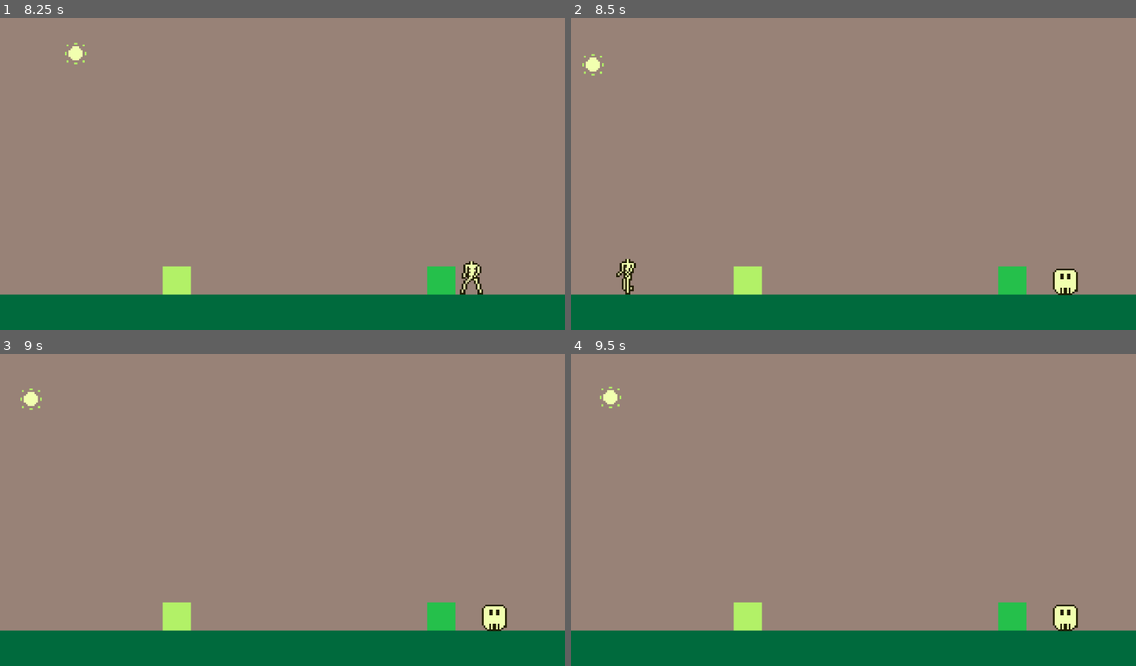
Above: before the commit, frames 1-4 (two rows, left to right).
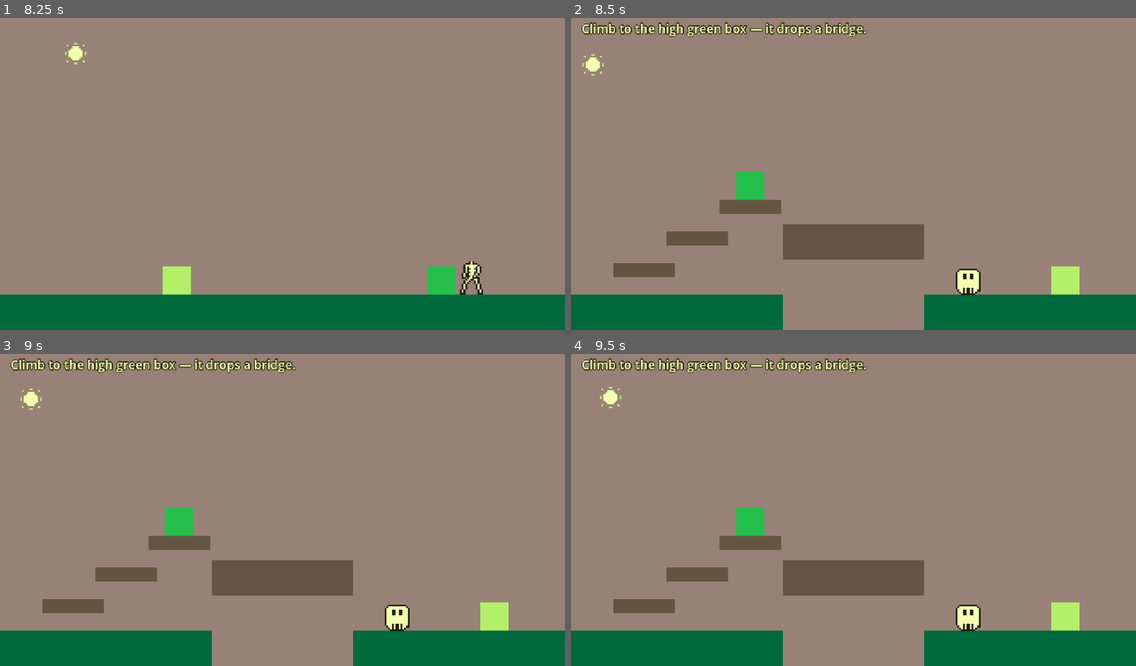
Above: after the commit, the same moments.

Repository: tucksravin/dont-lose-your-head
Game: Godot game, scene res://scenes/intro/intro.tscn
The game is run twice, just before and just after one commit, with the same random seed, the same clock (stepped at 60 frames per second) and the same inputs.
Inputs:
- Up to frame 1 (8.25 s): hold D (move_right) 0.53-2.03 s; tap E (interact) every 0.75 s from 0.6 to 8.1 s; tap Space (jump) at 0.77, 1.52, 3.02, 3.77, 4.52, 6.02, 6.77, 7.52 s; hold A (move_left) 2.03-4.28 s; hold D (move_right) 4.28-8.03 s; hold A (move_left) from 8.03 s (still down)
- Up to frame 2 (8.5 s): keep holding A (move_left)
- Up to frame 3 (9 s): keep holding A (move_left); tap E (interact) at 8.85 s
- Up to frame 4 (9.5 s): keep holding A (move_left); tap Space (jump) at 9.02 s

Frame 1 is identical in both runs. In frame 2, 11% of the frame differs, in the area x 1-90%, y 1-100%; in frame 3, 11%; in frame 4, 11%.

Commit message:
Game: add Sean's platforming day to DAY_SCENES
Intro -> day_template -> platforming_day -> reunion, verified end to end by
force-satisfying every WinCondition in each day.

Documents why the order is constrained: a WinConditions day advances through
the list, but a DayManager day calls Game.change_scene(next_scene) itself
(default: the reunion), so it has to sit last until the two systems are
unified.

Diff:
--- a/scripts/autoload/game.gd
+++ b/scripts/autoload/game.gd
@@ -16,12 +16,18 @@
 ## Autoloads are always in the tree, so this script must not assume a day is
 ## running. Everything below no-ops or falls through if there's no head.
 
-## The days, in order. Duplicated entries are fine — this is also how we test the
-## chain before real days exist (TASKS.md T5). Replace with day_01, day_02, … as
-## they land (TASKS.md C2, C3a–d).
+## The days, in order (TASKS.md T5). Replace/extend as real days land.
+##
+## ORDERING CONSTRAINT while two flow systems coexist: days built on the older
+## `WinConditions` node (day_template) advance through this list, because they
+## emit `Events.day_completed` and _on_day_completed() below calls next_day().
+## Days built on Sean's `DayManager` (platforming_day) do NOT — DayManager calls
+## `Game.change_scene(its own next_scene)`, which defaults to the reunion. So a
+## DayManager day has to sit LAST here, or it will skip everything after it.
+## Unifying the two systems is an open team decision — see journals/tucker.md.
 const DAY_SCENES: Array[String] = [
 	"res://scenes/days/day_template.tscn",
-	"res://scenes/days/day_template.tscn",
+	"res://scenes/days/platforming_day.tscn",
 ]
 
 ## Where we go after the last day.
Not shown, changed: journals/tucker.md
